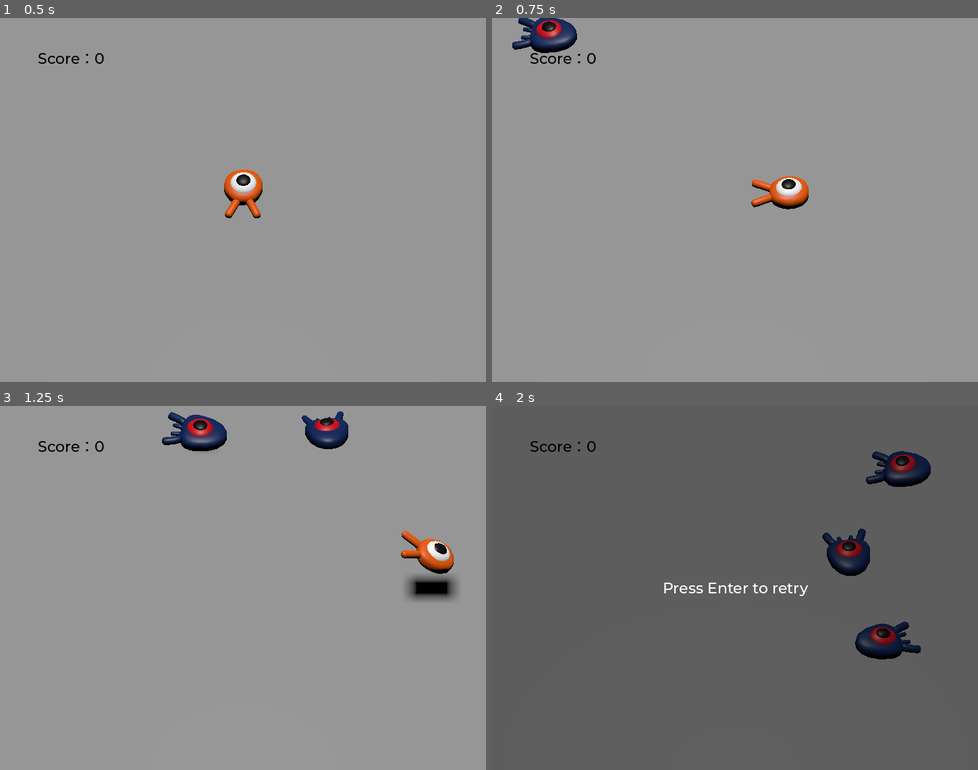
Above: before the commit, frames 1-4 (two rows, left to right).
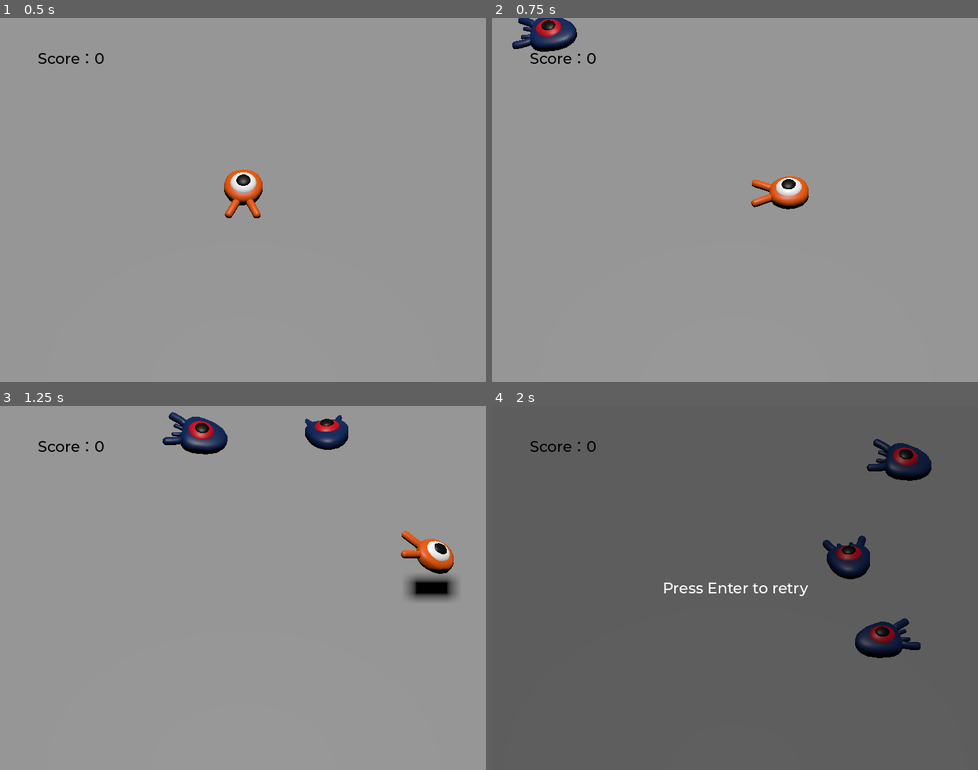
Above: after the commit, the same moments.

Repository: Unity-120301945/Godot-First3D-Sample
Game: Godot game, scene res://main.tscn
The game is run twice, just before and just after one commit, with the same random seed, the same clock (stepped at 60 frames per second) and the same inputs.
Inputs:
- Up to frame 1 (0.5 s): no input
- Up to frame 2 (0.75 s): tap Enter (ui_accept) at 0.5 s; hold Right (move_right) from 0.53 s (still down)
- Up to frame 3 (1.25 s): keep holding Right (move_right); tap Space (jump) at 0.77 s
- Up to frame 4 (2 s): release Right (move_right) at 1.28 s; hold S (move_back) from 1.28 s (still down); tap Space (jump) at 1.52 s

Frame 1 is identical in both runs. In frame 2, 0.3% of the frame differs, in the area x 4-18%, y 0-10%; in frame 3, 0.6%; in frame 4, 1.8%, in the area x 67-91%, y 9-70%.

Commit message:
add preview

Diff:
--- a/mob.gd
+++ b/mob.gd
@@ -19,7 +19,7 @@
 	# 然后根据怪物（mob）的 Y 轴旋转角度来旋转速度向量，从而让怪物按照它面朝的方向移动。
 	velocity = velocity.rotated(Vector3.UP,rotation.y)
 
-	$AnimationPlayer.speed_scale = random_speed / min_speed
+	$AnimationPlayer.speed_scale = random_speed / float(min_speed)
 
 # 离开屏幕的信号
 func _on_visible_on_screen_notifier_3d_screen_exited():
Binary file added: art/preview.gif
Not shown, changed: README.md
